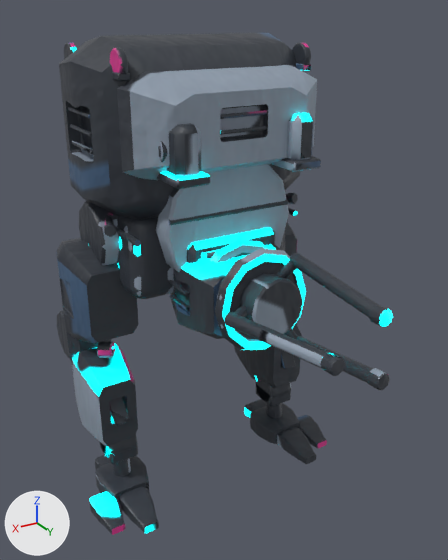
Before and after pictures for a commit that changed the FBX model unity/RogueCommandAssetAuthoring/Assets/RogueCommandExpansionSample/Models/ArcLanceWalker_Atlas.fbx.
Rendered twice from a camera (50 mm lens) standing at (1.46, 2.79, 2.47) and looking at (-0.02, 0.33, 1.24). Every picture has the same lights, and +X, +Y and +Z are marked at lower left. The picture after the commit comes second. Vertices at exactly the same position are counted once.

Before the edit, the objects in view are built like this:
```python
me_arclancewalker_unifiedmesh_data_001 = bpy.data.meshes.new('ArcLanceWalker_UnifiedMesh_Data.001')
me_arclancewalker_unifiedmesh_data_001.from_pydata(...)  # 6725 vertices, 6519 faces; spans x -0.75..0.75, y -0.73..1.4, z 0.0..2.38
me_arclancewalker_unifiedmesh_data_001.materials.append(mat_arclancewalker_material_atlas)
ob_arclancewalker_unifiedmesh = bpy.data.objects.new('ArcLanceWalker_UnifiedMesh', me_arclancewalker_unifiedmesh_data_001)
ob_arclancewalker_unifiedmesh.location = (0.0, 0.0, 0.0)
```
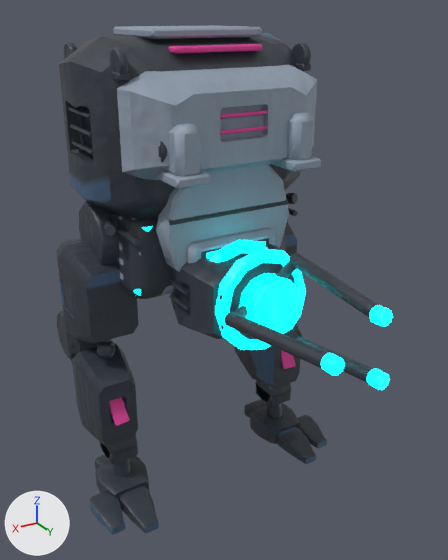
The change, as a list of edits to the scene's bpy script:
```text
Change me_arclancewalker_unifiedmesh_data_001:
    used by ob_arclancewalker_unifiedmesh; location = (0.0, 0.0, 0.0)
    remove me_arclancewalker_unifiedmesh_data_001.from_pydata(...)  # 6725 vertices, 6519 faces; spans x -0.75..0.75, y -0.73..1.4, z 0.0..2.38
    add me_arclancewalker_unifiedmesh_data_001.from_pydata(...)  # 6773 vertices, 6571 faces; spans x -0.75..0.75, y -0.73..1.4, z 0.0..2.41
    me_arclancewalker_unifiedmesh_data_001 part 1: the loose piece of 24 vertices spanning x -0.06..0.06, y -0.1..-0.04, z 2.22..2.25 is copied, and the copy is scaled about its middle by (3.8, 1.72, 1.02), then moved by (0.0, 0.35, 0.09); it spans x -0.22..0.22, y 0.23..0.33, z 2.31..2.34
    me_arclancewalker_unifiedmesh_data_001 part 2: the loose piece of 24 vertices spanning x -0.06..0.06, y -0.1..-0.04, z 2.22..2.25 is copied, and the copy is scaled about its middle by (4.81, 7.95, 1.63), then moved by (0.0, 0.09, 0.15); it spans x -0.28..0.28, y -0.2..0.24, z 2.37..2.41
    me_arclancewalker_unifiedmesh_data_001 part 3: 6064 kept faces spanning x -0.75..0.75, y -0.73..1.4, z 0.0..2.38 get new texture (UV) coordinates
```

What differs and where, as boxes (x1, y1, x2, y2) in the pictures (448 x 560 px):
'ArcLanceWalker_UnifiedMesh', reshaped
    before: (57, 33, 393, 535)
    after: (57, 25, 393, 535)
part 1 of me_arclancewalker_unifiedmesh_data_001, added (pink)
    after: (168, 44, 262, 54)
part 2 of me_arclancewalker_unifiedmesh_data_001, added
    after: (113, 25, 262, 39)
part 3 of me_arclancewalker_unifiedmesh_data_001, surface changed
    both: (57, 42, 393, 535)
